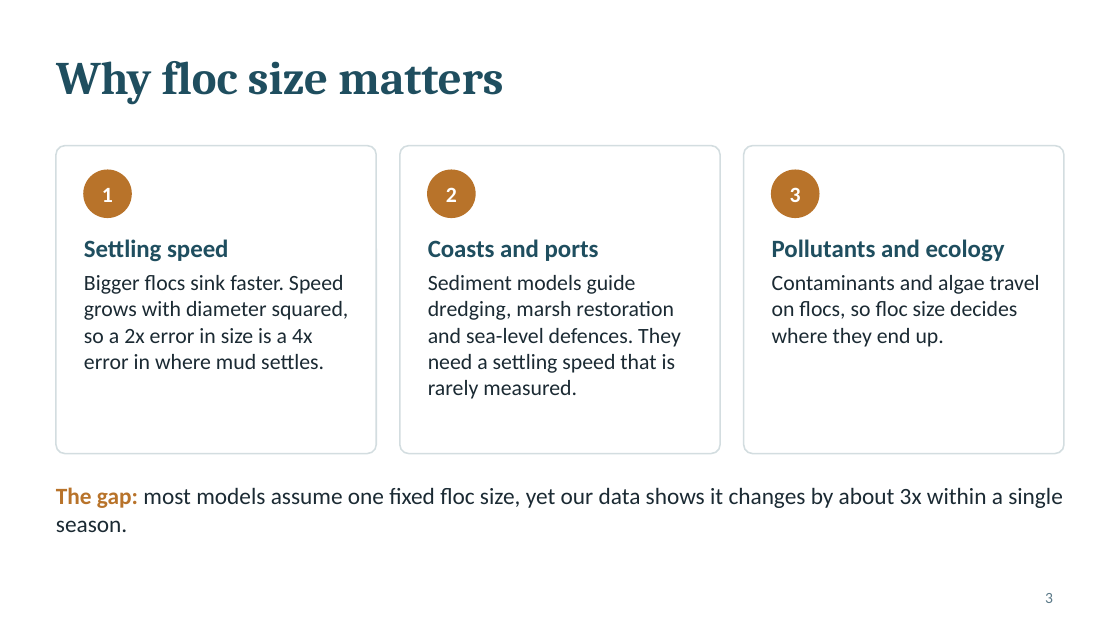
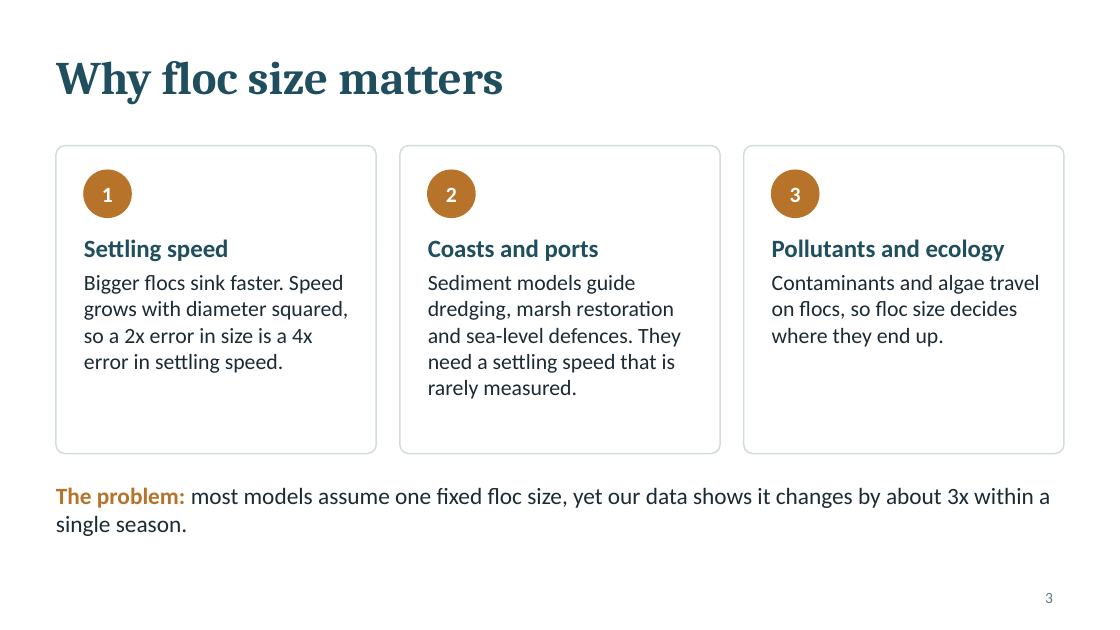
Before and after one commit to armaanyt07-jpg/floc_study, a slide deck: slide 3 of deliverables/Floc_Size_Prediction_Slides.pptx. Drawn at 1120x630 pixels with LibreOffice and Linux fonts; fonts in the diff are those of the drawing. Boxes give left, top, right and bottom in pixels: in the first picture for what was removed or moved away, otherwise in the second. Text is boxed around its words. In the diff, an @@ line names an element or a change of style, - is before the commit and + after.

```diff
--- a/deliverables/Floc_Size_Prediction_Slides.pptx
+++ b/deliverables/Floc_Size_Prediction_Slides.pptx
@@ text at (x1=84, y1=275, x2=349, y2=373): text changed @@
-Bigger flocs sink faster. Speed grows with diameter squared, so a 2x error in size is a 4x error in where mud settles.
+Bigger flocs sink faster. Speed grows with diameter squared, so a 2x error in size is a 4x error in settling speed.
@@ text at (x1=56, y1=487, x2=1050, y2=536): text changed @@
-The gap: most models assume one fixed floc size, yet our data shows it changes by about 3x within a single season.
+The problem: most models assume one fixed floc size, yet our data shows it changes by about 3x within a single season.
```
Also in this commit, not shown: 7 other slides changed, 16 other files.
